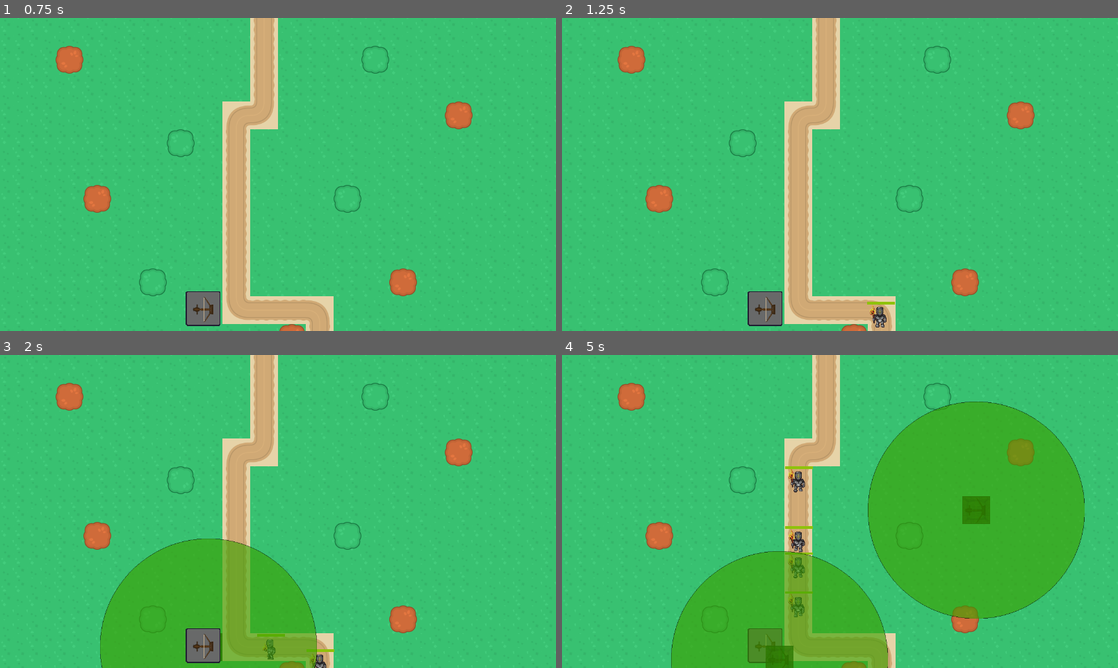
Above: before the commit, frames 1-4 (two rows, left to right).
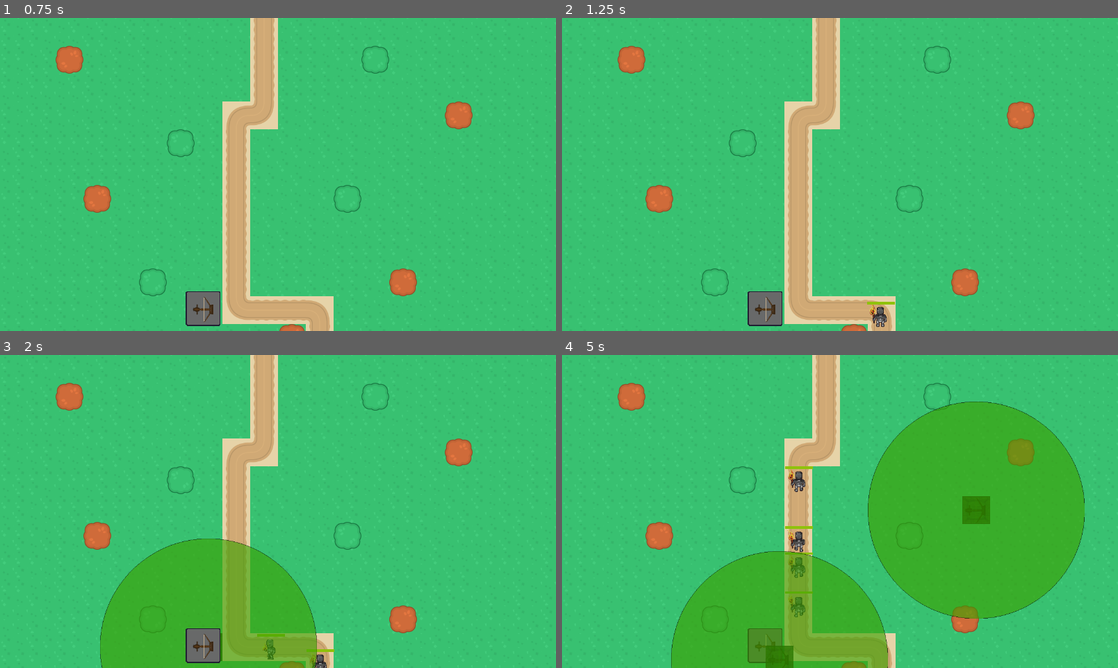
Above: after the commit, the same moments.

Repository: ld-51-game-jam/LD51-TD
Game: Godot game, scene res://src/start_menu/StartScene.tscn
The game is run twice, just before and just after one commit, with the same random seed, the same clock (stepped at 60 frames per second) and the same inputs.
Inputs (mouse positions are in pixels of both pictures, inside the frame that each line leads up to):
- Up to frame 1 (0.75 s): click "Start" at 0.5 s
- Up to frame 2 (1.25 s): no input
- Up to frame 3 (2 s): click (205, 646) at 1.25 s
- Up to frame 4 (5 s): click (767, 646) at 2 s; click (767, 646) at 2.75 s; tap Enter (ui_accept) at 3.5, 3.77, 4.52 s; move the mouse to (962, 495) at 3.52 s; move the mouse to (728, 527) at 4.27 s

Frame 1 is identical in both runs. In frame 2, less than 0.1% of the frame differs, in the area x 55-59%, y 91-99%; in frame 3, less than 0.1%; in frame 4, 0.3%, in the area x 40-44%, y 36-84%.
Error in both runs: Invalid set index 'rect_position' (on base: 'null instance') with value of type 'Vector2'. (res://src/levels/UI.gd:31)

Commit message:
Worked out some small bugs

Diff:
--- a/project.godot
+++ b/project.godot
@@ -10,9 +10,9 @@
 
 _global_script_classes=[ {
 "base": "Node2D",
-"class": "EnemySpawner",
+"class": "LevelHandler",
 "language": "GDScript",
-"path": "res://src/base/Helpers.gd"
+"path": "res://src/base/LevelHandler.gd"
 }, {
 "base": "Node2D",
 "class": "Tower",
@@ -20,7 +20,7 @@
 "path": "res://src/towers/Towers.gd"
 } ]
 _global_script_class_icons={
-"EnemySpawner": "",
+"LevelHandler": "",
 "Tower": ""
 }
 
--- a/src/base/Helpers.gd
+++ b/src/base/LevelHandler.gd
@@ -1,6 +1,6 @@
 extends Node2D
 
-class_name EnemySpawner
+class_name LevelHandler
 
 var map_node: Node
 var build_mode: bool = false
--- a/src/enemies/Enemy.gd
+++ b/src/enemies/Enemy.gd
@@ -1,21 +1,21 @@
 extends PathFollow2D
-const human_health: int = 4
-const zombie_health: int = 8
+
+const human_health: int = 3
+const zombie_health: int = 4
 var prev_pos: Vector2
 var timer_started: bool = false
 var health: int = human_health
-
 var e_state: String = "human"
 var _speed: float = 150
 var direction = "north"
+
 onready var health_bar = get_node("HealthBar")
 
 func _physics_process(delta: float) -> void:
-	move(delta)
+	if health > 0:
+		move(delta)
 
 func move(delta: float) -> void:
-	if health <= 0:
-		return
 	if prev_pos.x != position.x:
 		var diffx = position.x - prev_pos.x
 		if diffx < -1:
@@ -28,11 +28,11 @@
 	if prev_pos.y != position.y:
 		var diffy = position.y - prev_pos.y
 		if diffy < -1:
+			$KinematicBody2D/AnimatedSprite.animation = e_state + "_walking_north"
+			direction = "north"
+		if diffy > 1:
 			$KinematicBody2D/AnimatedSprite.animation = e_state + "_walking_south"
 			direction = "south"
-		if diffy > 1:
-			$KinematicBody2D/AnimatedSprite.animation = e_state + "_walking_north"
-			direction = "north"
 		prev_pos.y = position.y
 
 	set_offset(get_offset() + _speed * delta )
@@ -53,17 +53,15 @@
 			$KinematicBody2D/AnimatedSprite.animation = "dead"
 			yield(get_tree().create_timer(10), "timeout")
 			e_state = "zombie"
-			health = zombie_health
 			$KinematicBody2D/AnimatedSprite.animation = "revive"
 		"revive":
+			health = zombie_health
+			_speed = 150
 			health_bar.value = zombie_health
 			health_bar.max_value = zombie_health
 			$KinematicBody2D/AnimatedSprite.animation = "zombie_walking_" + direction
-			_speed = 50
 
 
-# detect a bullet hitting enemy player
-# bullet_hit(node: Bullet) -> void:
 func on_hit(damage: int) -> void:
 	match e_state:
 		"zombie":
@@ -75,7 +73,6 @@
 func handle_zombie_hit(damage: int) -> void:
 	health = health - damage
 	health_bar.value = health
-	print(self.get_name() + " zombie " + String(health) + " hp")
 	if health <= 0:
 		_speed = 0
 		$KinematicBody2D/AnimatedSprite.animation = "dead"
@@ -87,7 +84,6 @@
 func handle_human_hit(damage: int) -> void:
 	health = health - damage
 	health_bar.value = health
-	print(self.get_name() + " human " + String(health) + " hp")
 	if health <= 0:
 		_speed = 0
 		$KinematicBody2D/AnimatedSprite.animation = "death"
--- a/src/enemies/Enemy.tscn
+++ b/src/enemies/Enemy.tscn
@@ -553,7 +553,7 @@
 position = Vector2( 0, -1 )
 frames = SubResource( 9 )
 animation = "zombie_walking_west"
-frame = 3
+frame = 7
 playing = true
 
 [node name="Position2D" type="Position2D" parent="KinematicBody2D/AnimatedSprite"]
--- a/src/levels/LevelOne.gd
+++ b/src/levels/LevelOne.gd
@@ -1,3 +1,5 @@
-extends EnemySpawner
+extends LevelHandler
+
+
 func _ready():
 	wave_data = [["Enemy", 0.9], ["Enemy", 0.4],["Enemy", 0.6], ["Enemy", 0.1]]
--- a/src/start_menu/StartScene.gd
+++ b/src/start_menu/StartScene.gd
@@ -1,4 +1,5 @@
-extends EnemySpawner
+extends LevelHandler
+
 
 func _ready() -> void:
 	wave_data = [["Enemy", 0.9],["Enemy", 0.8],["Enemy", 0.7],["Enemy", 0.6],["Enemy", 0.5],["Enemy", 0.4],["Enemy", 0.3],["Enemy", 0.2],["Enemy", 0.1]]
--- a/src/towers/Towers.gd
+++ b/src/towers/Towers.gd
@@ -22,7 +22,7 @@
 func turn() -> void:
 	get_node("Turret").look_at(enemy.position)
 
-func select_enemy():
+func select_enemy() -> void:
 	var enemy_progress_array = []
 	for i in enemy_array:
 		enemy_progress_array.append(i.offset)
@@ -30,7 +30,7 @@
 	var enemy_index = enemy_progress_array.find(max_offset)
 	enemy = enemy_array[enemy_index]
 
-func fire():
+func fire() -> void:
 	ready = false
 	if enemy.health > 0:
 		enemy.on_hit(GameData.tower_data[type]["damage"])
